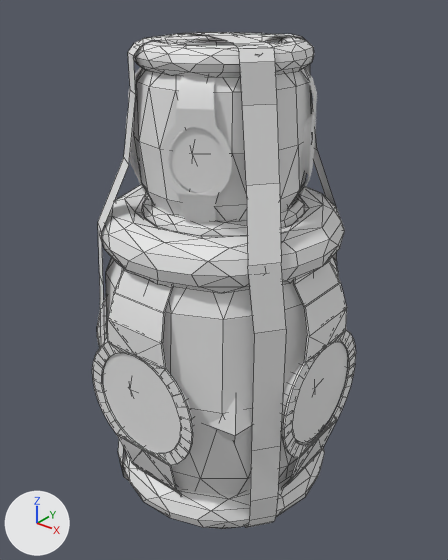
Renders of the FBX model VS_SolarAsh/Assets/graphics/models/barrels/BarrelsDouble.fbx from each side of a commit.
Both versions are drawn from a camera (50 mm lens) standing at (3.81, -5.3, 5.18) and looking at (0.01, -0.55, 2.24). Arrows for +X, +Y and +Z are at lower left; the lights stay in place. Mesh edges are drawn as thin lines on the coarser meshes. Where no turn or scale is listed for an object, it has been applied to the vertices.
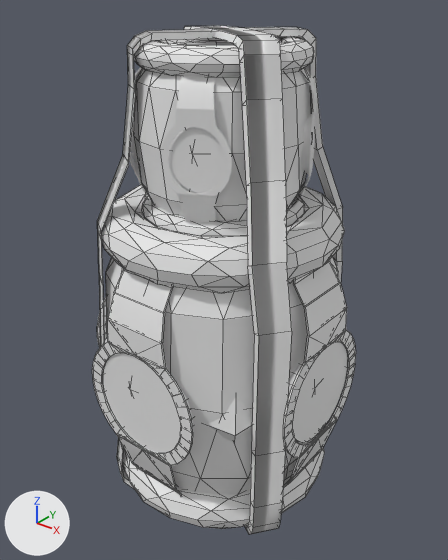
Changed parts and their boxes (x1, y1, x2, y2) in the pictures (448 x 560 px):
'Plane.001', reshaped
    before: (98, 32, 337, 528)
    after: (97, 26, 343, 534)
part 1 of me_plane_002, added
    after: (97, 26, 343, 534)

What the commit changed:
me_plane_002 is used by ob_plane_001; location (1.13, -1.29, 2.34).
me_plane_002 had 116 vertices, 56 faces and spanned x -2.36..0.09, y -0.5..1.96, z -2.62..2.37.
me_plane_002 now has 232 vertices, 224 faces and spans x -2.37..0.15, y -0.52..2.02, z -2.69..2.43.
Part 1, on me_plane_002:
86 vertices are added at x -2.37..0.08, y -0.52..2.02, z -2.69..2.43.
9 new vertices lie (0.24, -0.2, 0.0) away from vertices in x -0.85..-0.49, y 1.54..2.02, z -2.69..2.41.
8 new vertices lie (0.16, 0.26, 0.0) away from vertices in x -2.34..-1.73, y 0.98..1.32, z -2.68..2.42.
7 new vertices lie (0.26, -0.17, 0.0) away from vertices in x -2.02..-1.68, y -0.24..0.29, z -2.65..2.42.
6 new vertices lie (0.19, 0.24, 0.0) away from vertices in x -0.67..-0.04, y -0.12..0.35, z -2.66..2.42.
168 new faces join them.
